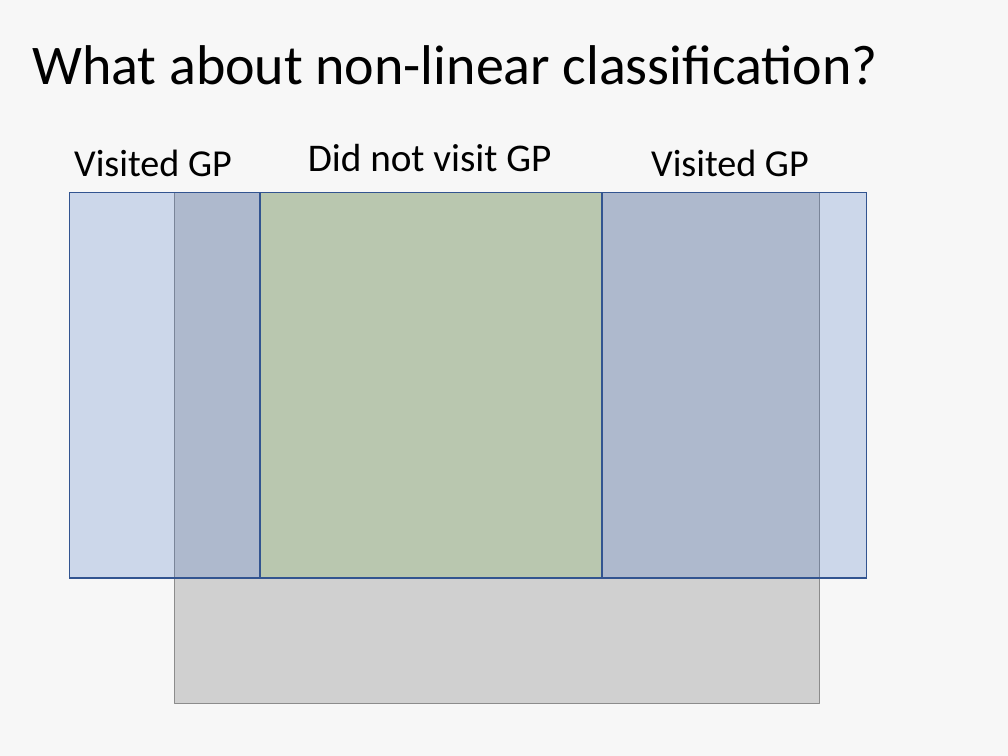
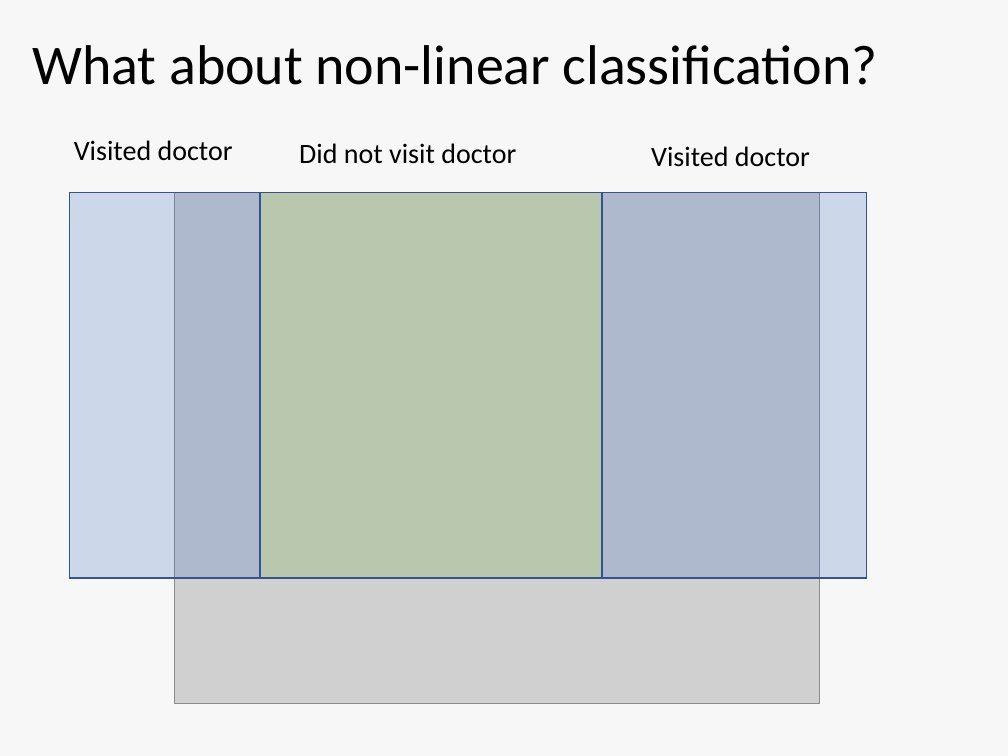
Before and after one commit to ImperialCollegeLondon/RCDS-intro-to-machine-learning, a slide deck: slide 46 of Intro_to_ML_1.pptx. Drawn at 1008x756 pixels with LibreOffice and Linux fonts; fonts in the diff are those of the drawing; grey boxes stand for pictures. Boxes give left, top, right and bottom in pixels: in the first picture for what was removed or moved away, otherwise in the second. Text is boxed around its words. In the diff, an @@ line names an element or a change of style, - is before the commit and + after.

```diff
--- a/Intro_to_ML_1.pptx
+++ b/Intro_to_ML_1.pptx
@@ text at (x1=74, y1=140, x2=233, y2=161): text changed; size 27.2 to 20 pt @@
-Visited GP
+Visited doctor
@@ text at (x1=299, y1=143, x2=516, y2=164): text changed; size 28 to 20 pt @@
-Did not visit GP
+Did not visit doctor
@@ text at (x1=651, y1=146, x2=810, y2=167): text changed; size 27.2 to 20 pt @@
-Visited GP
+Visited doctor
```
Also in this commit, not shown: 5 other slides changed, 2 other files.
